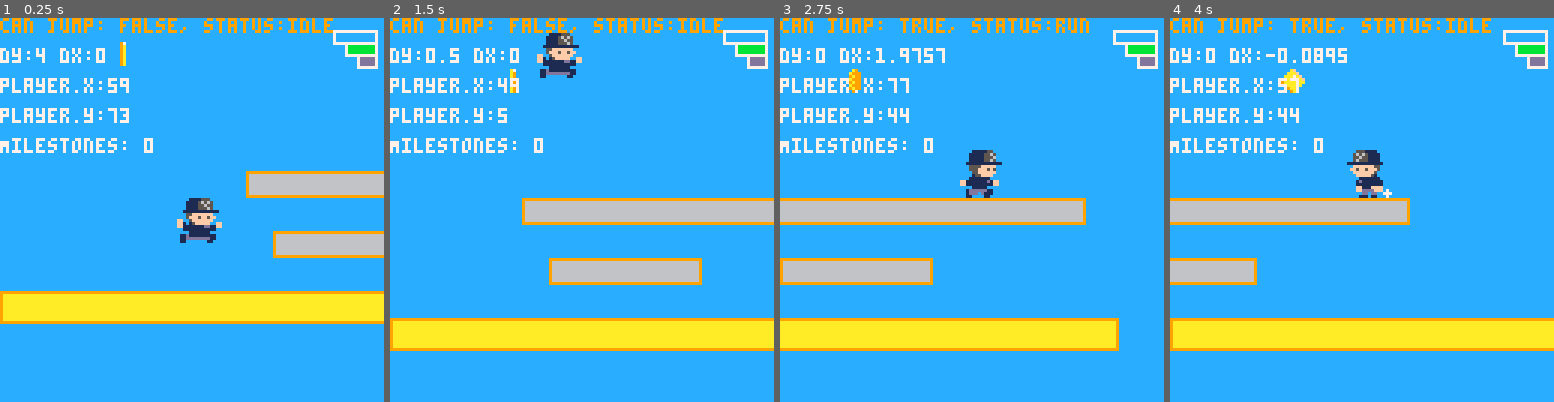
Above: before the commit, frames 1-4 (left to right).
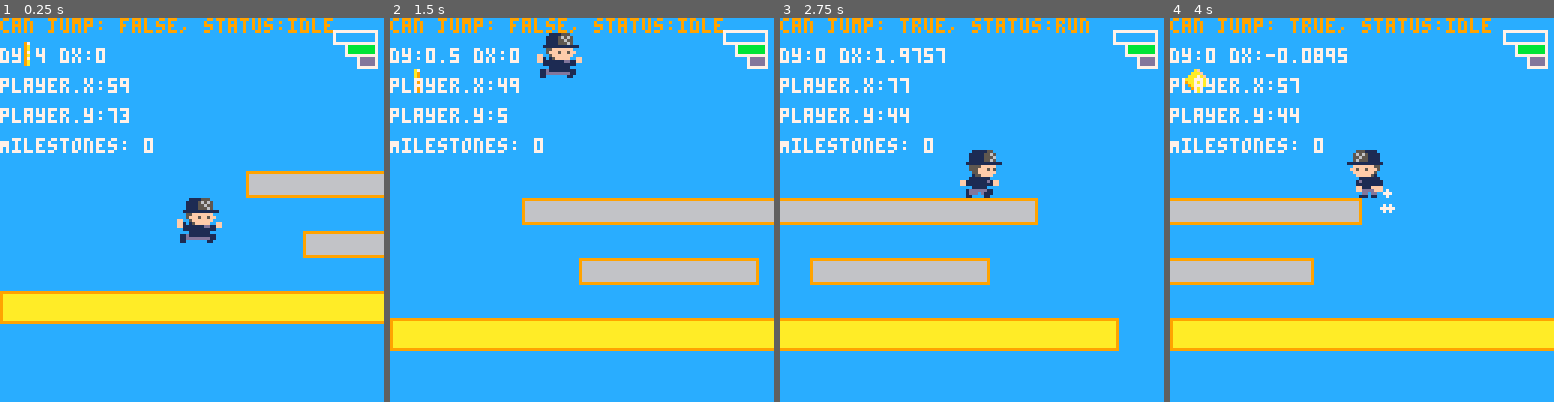
Above: after the commit, the same moments.

Repository: teamgantt/gantt-runner
Game: PICO-8 cartridge gantt-runner.p8
Two runs of this game, one before a commit and one after it. Both use one fixed random seed, a clock stepped at 60 frames per second and the inputs below.
Inputs:
- Up to frame 1 (0.25 s): no input
- Up to frame 2 (1.5 s): tap X (X key) at 0.33, 1.07 s; tap O (Z key) at 0.7 s
- Up to frame 3 (2.75 s): hold Right 1.6-2.1 s; tap O (Z key) at 1.7, 2.1, 2.5 s; tap X (X key) at 1.85 s; hold Right from 2.47 s (still down)
- Up to frame 4 (4 s): tap O (Z key) at 2.9, 3.3, 3.7 s; tap X (X key) at 2.97 s; release Right at 3.03 s; hold Left 3.08-3.58 s

The runs differ from the first frame. In frame 1, 0.8% of the frame differs, in the area x 6-80%, y 6-63%; in frame 2, 1.8%; in frame 3, 2.8%, in the area x 0-80%, y 13-70%; in frame 4, 2.4%.

Commit message:
fix milestones appearing farther after collection

Diff:
--- a/gantt-runner.p8
+++ b/gantt-runner.p8
@@ -342,11 +342,11 @@
 function i_milestone_anims()
 	frames={18,19,20,21,22,23,24,25}
 	timing=.3
-	prev_milestones=0
+	prev_milestone_x=0
 	milestones={}
 
 	add(milestones, {
-		x=mid(rnd(20),rnd(50),rnd(80)),
+		x=rnd_between(prev_milestone_x, prev_milestone_x + 256),
 		y=mid(rnd(20),rnd(50),rnd(80)),
 		f=frames[1]
 	})
@@ -366,9 +366,9 @@
 
  if (count(milestones) < 1) then
 	 add(milestones, {
-		 x=rnd(50),
-		 y=60,
-		 f=frames[1]
+		x=rnd_between(prev_milestone_x + 128, prev_milestone_x + 258),
+		y=mid(rnd(30),rnd(50),rnd(80)),
+		f=frames[1]
 	 })
  end
 end
@@ -388,6 +388,7 @@
 	-- check for collision with milestone
 	for k,mile in ipairs(milestones) do
 		if (check_collision(player.x, player.y, 16, 16, mile.x, mile.y, 8, 8)) then
+			prev_milestone_x = mile.x
 			del(milestones, mile)
 			player.milestones+=1
 			sfx(2)
